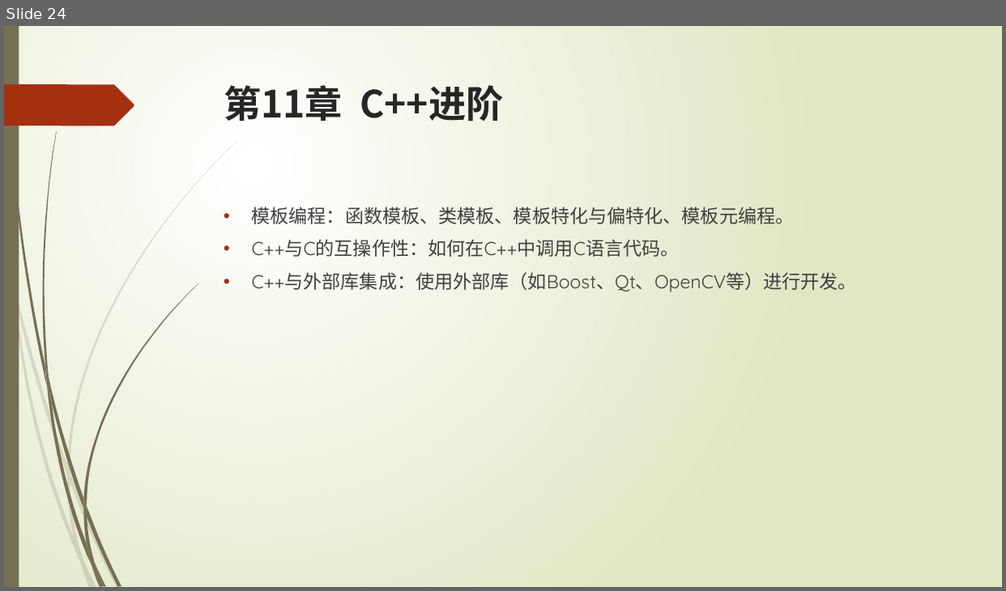
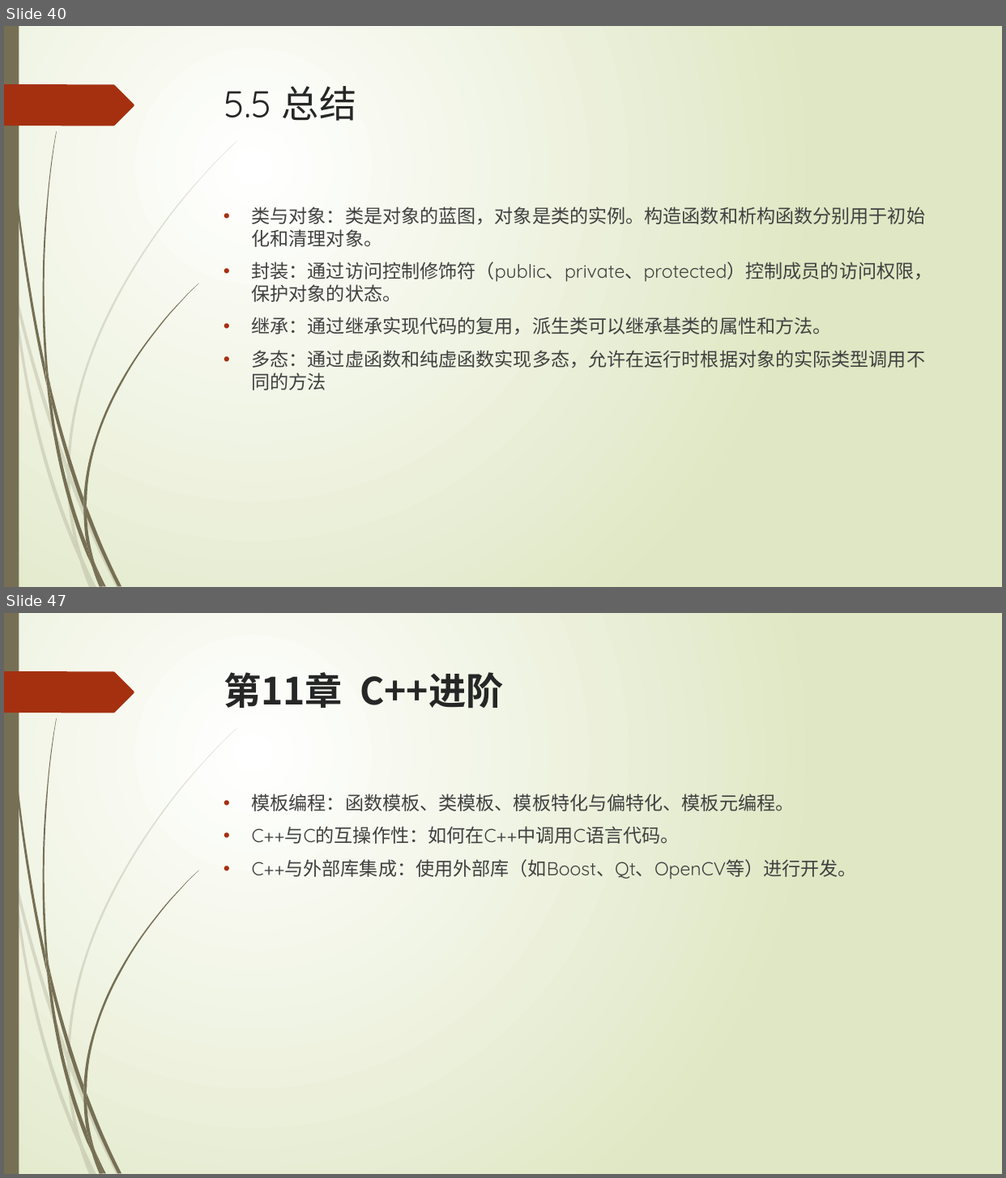
Before and after one commit to liuty2006/learn, a slide deck: learn_cpp/docs/C++语言培训.pptx. Shown one above the other, each under a label of ours: slide 24 before the commit, slides 40 and 47 after it; the slides between them are not shown. The pictures are 1006x591 and 1006x1178 pixels, drawn with LibreOffice and Linux fonts; fonts in the diff are those of the drawing. Boxes give left, top, right and bottom in pixels: in the first picture for what was removed or moved away, otherwise in the second. Text is boxed around its words. In the diff, an @@ line names an element or a change of style, - is before the commit and + after.

```diff
--- a/learn_cpp/docs/C++语言培训.pptx
+++ b/learn_cpp/docs/C++语言培训.pptx
@@ slide 40 added at <box>4,26,1002,587</box>, background gradient #FFFFFF to #DFE8C4; not listed: 24 template elements that a slide beside it also shows @@
@@ title added at <box>224,86,356,121</box>, 36 pt, text #262626 @@
+5.5 总结
@@ text added at <box>252,204,933,390</box>, 18 pt, text #404040 @@
+• 类与对象：类是对象的蓝图，对象是类的实例。构造函数和析构函数分别用于初始化和清理对象。
+• 封装：通过访问控制修饰符（public、private、protected）控制成员的访问权限，保护对象的状态。
+• 继承：通过继承实现代码的复用，派生类可以继承基类的属性和方法。
+• 多态：通过虚函数和纯虚函数实现多态，允许在运行时根据对象的实际类型调用不同的方法
@@ what was slide 24 is now slide 47 @@
```
Also in this commit, not shown: 9 slides changed, 22 other slides added, 16 other files.
